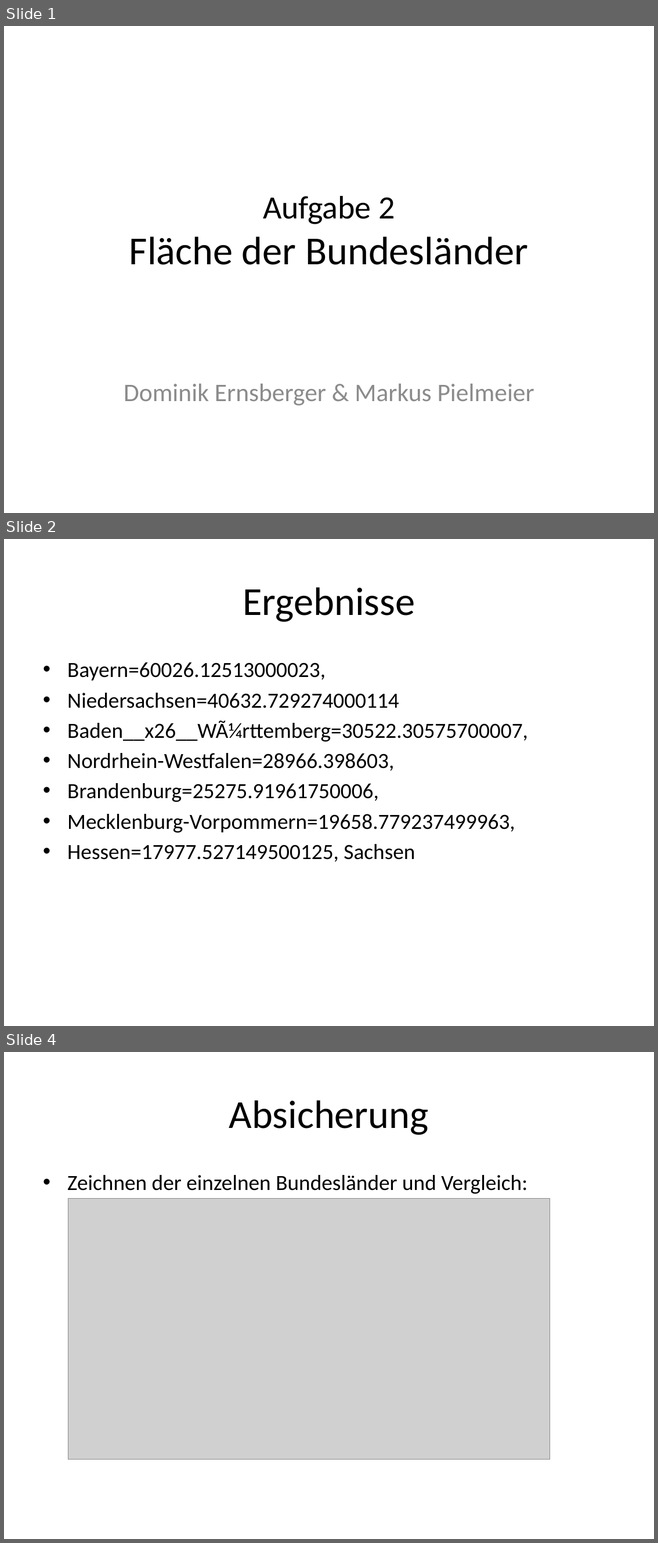
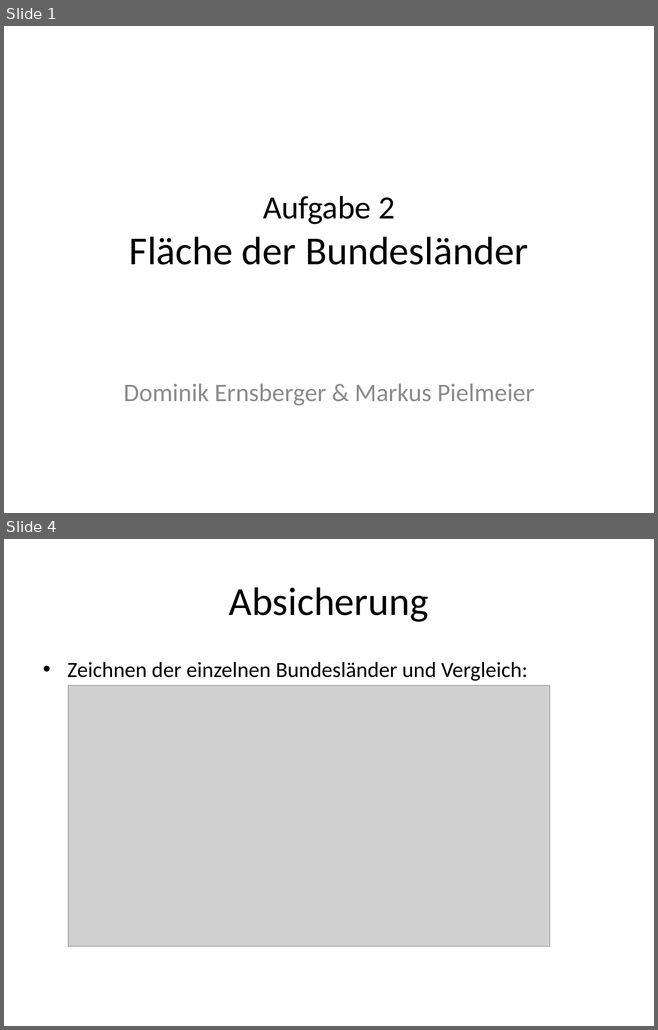
Before and after one commit to fisi5d/ComputationalGeometry, a slide deck: Aufgabe2/Präsentation-Aufgabe2.pptx. Shown one above the other, each under a label of ours: slides 1, 2 and 4 before the commit, slides 1 and 4 after it; the slides between them are not shown. The pictures are 658x1543 and 658x1030 pixels, drawn with LibreOffice and Linux fonts; fonts in the diff are those of the drawing; grey boxes stand for pictures; background and template pictures are left out. Boxes give left, top, right and bottom in pixels: in the first picture for what was removed or moved away, otherwise in the second. Text is boxed around its words. In the diff, an @@ line names an element or a change of style, - is before the commit and + after.

```diff
--- a/Aufgabe2/Präsentation-Aufgabe2.pptx
+++ b/Aufgabe2/Präsentation-Aufgabe2.pptx
@@ slide 2 removed at [4,539,654,1026], background #FFFFFF @@
@@ title removed at [242,587,415,622] @@
-Ergebnisse
@@ text removed at [67,662,528,862] @@
-• Bayern=60026.12513000023,
-• Niedersachsen=40632.729274000114
-• Baden__x26__WÃ¼rttemberg=30522.30575700007,
-• Nordrhein-Westfalen=28966.398603,
-• Brandenburg=25275.91961750006,
-• Mecklenburg-Vorpommern=19658.779237499963,
-• Hessen=17977.527149500125, Sachsen
```
Also in this commit, not shown: 2 slides changed.
